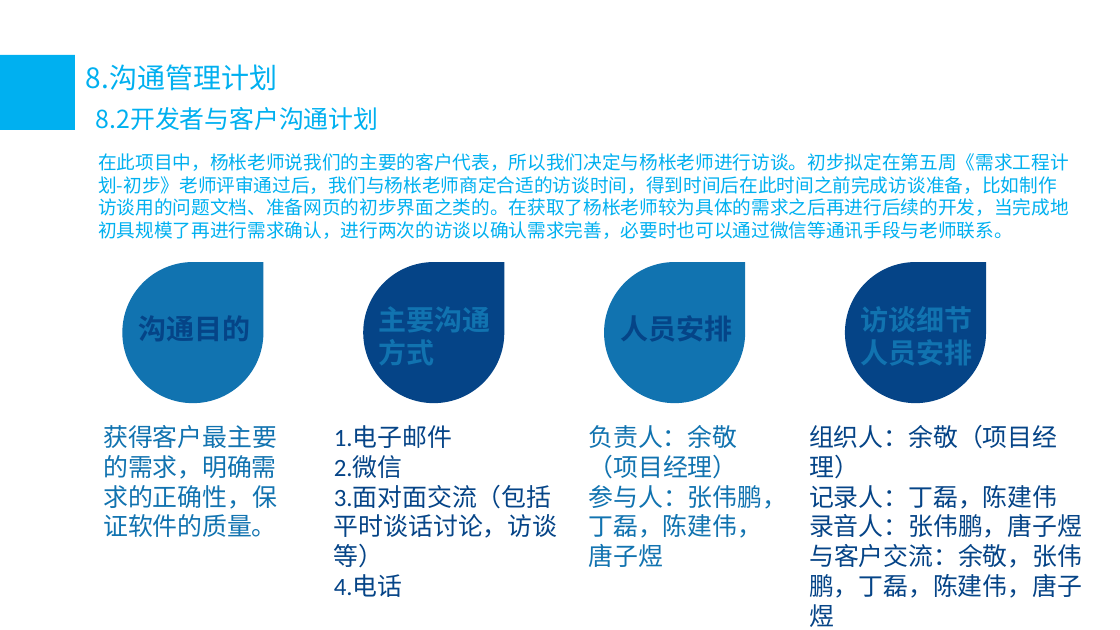
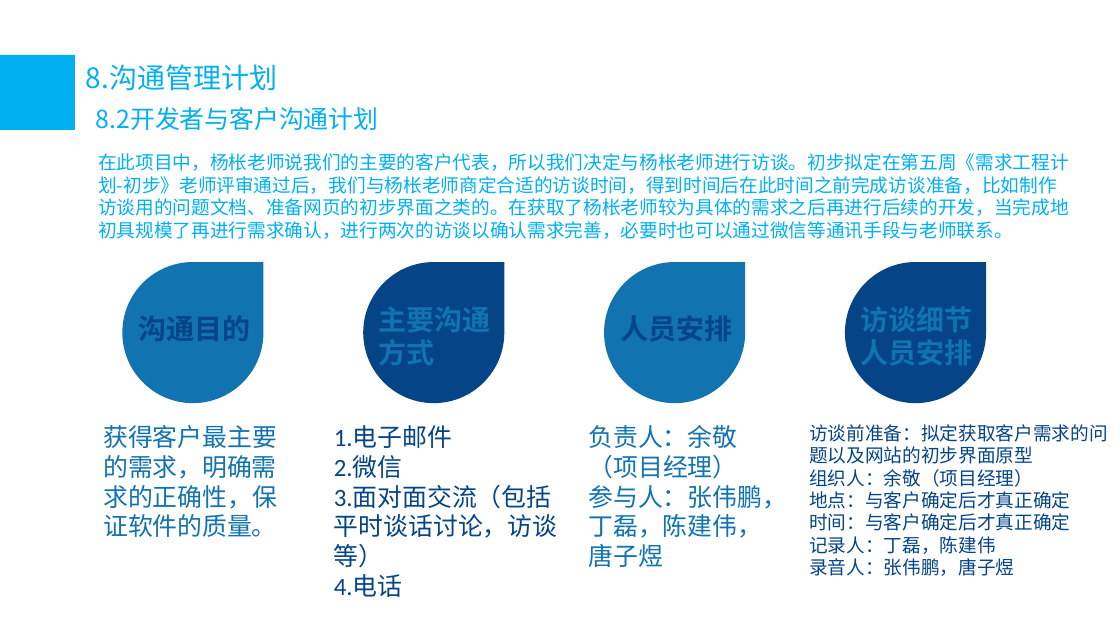
Before and after one commit to tzy502/G16, a slide deck: slide 34 of 需求工程计划/需求工程项目计划PPT.pptx (slide 32 before the commit). Drawn at 1120x630 pixels with LibreOffice and Linux fonts; fonts in the diff are those of the drawing; background and template pictures are left out. Boxes give left, top, right and bottom in pixels: in the first picture for what was removed or moved away, otherwise in the second. Text is boxed around its words. In the diff, an @@ line names an element or a change of style, - is before the commit and + after.

```diff
--- a/需求工程计划/需求工程项目计划PPT.pptx
+++ b/需求工程计划/需求工程项目计划PPT.pptx
@@ text at (809, 424, 1108, 464): paragraph added @@
+访谈前准备：拟定获取客户需求的问题以及网站的初步界面原型
@@ text at (809, 469, 1033, 576): size 16 to 12 pt in "组织人：余敬（项目经理）", "记录人：丁磊，陈建伟", "录音人：张伟鹏，唐子煜" @@
@@ text at (809, 491, 1070, 531): paragraphs added @@
+地点：与客户确定后才真正确定
+时间：与客户确定后才真正确定
@@ text at (809, 544, 1082, 598): paragraph removed @@
-与客户交流：余敬，张伟鹏，丁磊，陈建伟，唐子煜
```
Also in this commit, not shown: 7 other slides changed, 7 slides added, 1 slide removed, 41 other files.
